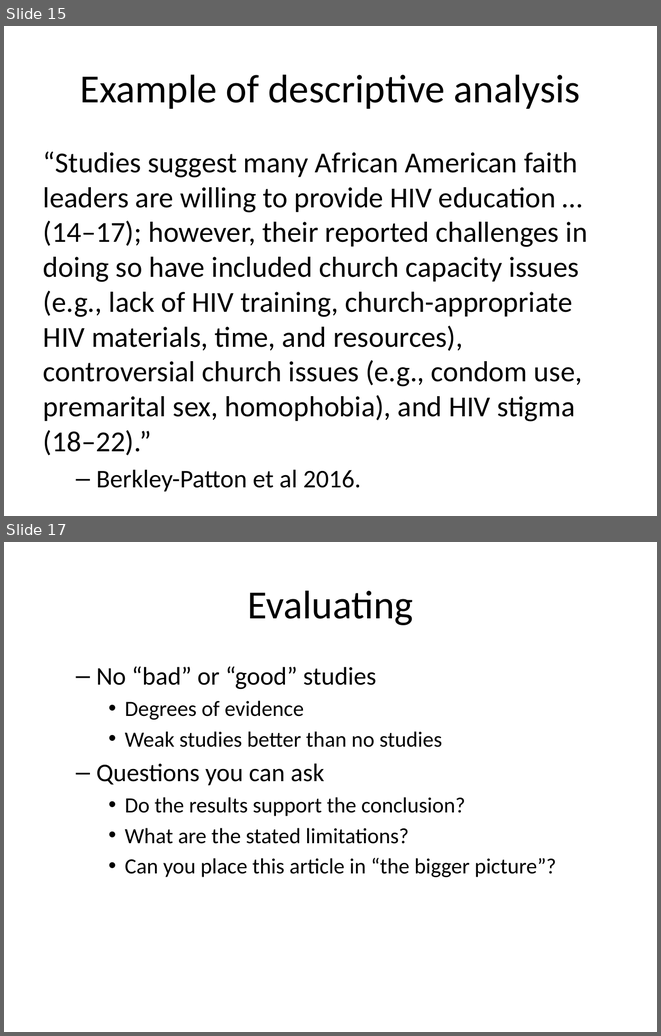
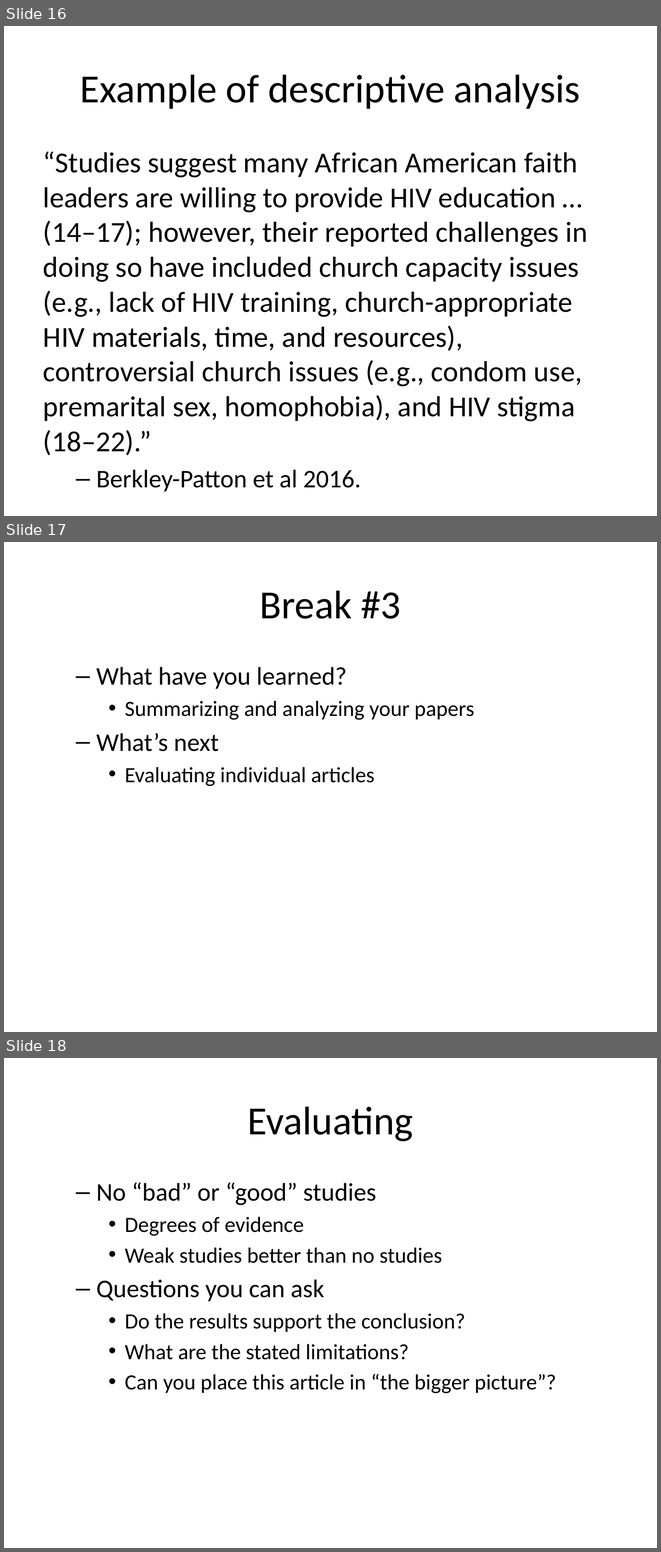
Before and after one commit to pmean/classes, a slide deck: clinical-research-methodology/results/video03-literature-review.pptx. Shown one above the other, each under a label of ours: slides 15 and 17 before the commit, slides 16, 17 and 18 after it; the slides between them are not shown. The pictures are 661x1036 and 661x1552 pixels, drawn with LibreOffice and Linux fonts; fonts in the diff are those of the drawing. Boxes give left, top, right and bottom in pixels: in the first picture for what was removed or moved away, otherwise in the second. Text is boxed around its words. In the diff, an @@ line names an element or a change of style, - is before the commit and + after.

Commit message:
Added extra break to 5510 video03

```diff
--- a/clinical-research-methodology/results/video03-literature-review.pptx
+++ b/clinical-research-methodology/results/video03-literature-review.pptx
@@ slide 17 added at [4,542,657,1032], background #FFFFFF @@
@@ title added at [260,590,401,619], 44 pt, text #000000 @@
+Break #3
@@ text added at [96,667,474,786], 24 pt, text #000000 @@
+  – What have you learned?
+    • Summarizing and analyzing your papers
+  – What’s next
+    • Evaluating individual articles
@@ what was slide 15 is now slide 16 @@
@@ what was slide 17 is now slide 18 @@
```
Also in this commit, not shown: 2 slides changed, 1 other file.
